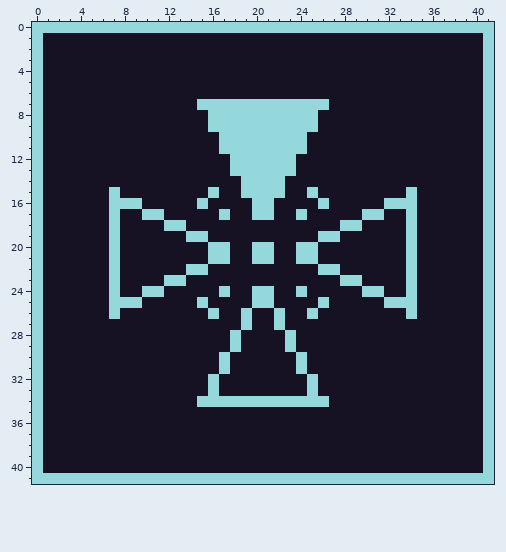
Pixel-art sprite -- assets/image/ui/phase_enemy.png. The picture above is the old version.
The file is 42x42 pixels.
After the commit:
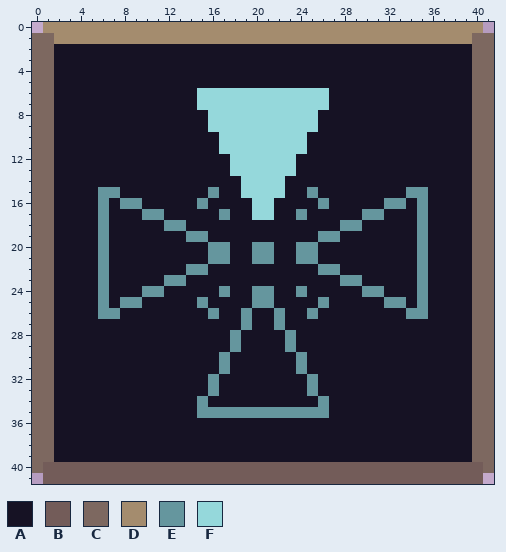
Palette (. is transparent): A #161224  B #735c59  C #7d6860  D #a48c6e  E #65969e  F #95d8db
Edits made:
The edit turns colour F into colour A in rows 16 to 25 at x 7 and 34; in row 34 at x 16 to 25.
The edit turns colour A into colour B in row 40 at x 1 to 40.
The edit turns colour F into colour B in row 41 at x 1 to 40.
The edit turns colour A into colour C in rows 1 to 39 at x 1 and 40.
The edit turns colour F into colour C in rows 1 to 40 at x 0 and 41.
The edit turns colour A into colour D in row 1 at x 2 to 39.
The edit turns colour F into colour D in row 0 at x 1 to 40.
The edit turns colour A into colour E in rows 15 to 26 at x 6 and 35; in row 35 at x 15 to 26.
The edit turns colour F into colour E in row 15 at x 7, 16, 25 and 34; in row 16 at x 8 to 9, 15, 26 and 32 to 33; in row 17 at x 10 to 11, 17, 24 and 30 to 31; in row 18 at x 12 to 13 and 28 to 29; in row 19 at x 14 to 15 and 26 to 27; in rows 20 to 21 at x 16 to 17, 20 to 21 and 24 to 25.
The edit turns colour F into colour E in row 22 at x 14 to 15 and 26 to 27; in row 23 at x 12 to 13 and 28 to 29; in row 24 at x 10 to 11, 17, 20 to 21, 24 and 30 to 31; in row 25 at x 8 to 9, 15, 20 to 21, 26 and 32 to 33; in row 26 at x 7, 16, 19, 22, 25 and 34; in row 27 at x 19 and 22.
The edit turns colour F into colour E in rows 28 to 29 at x 18 and 23; in rows 30 to 31 at x 17 and 24; in rows 32 to 33 at x 16 and 25; in row 34 at x 15 and 26.
The edit turns colour A into colour F in row 6 at x 15 to 26.
The edit erases colour F in row 0 at x 0 and 41; in row 41 at x 0 and 41.
Changed places in both pictures, as pixel boxes (x1, y1, x2, y2):
changed: (32, 22, 494, 484)
